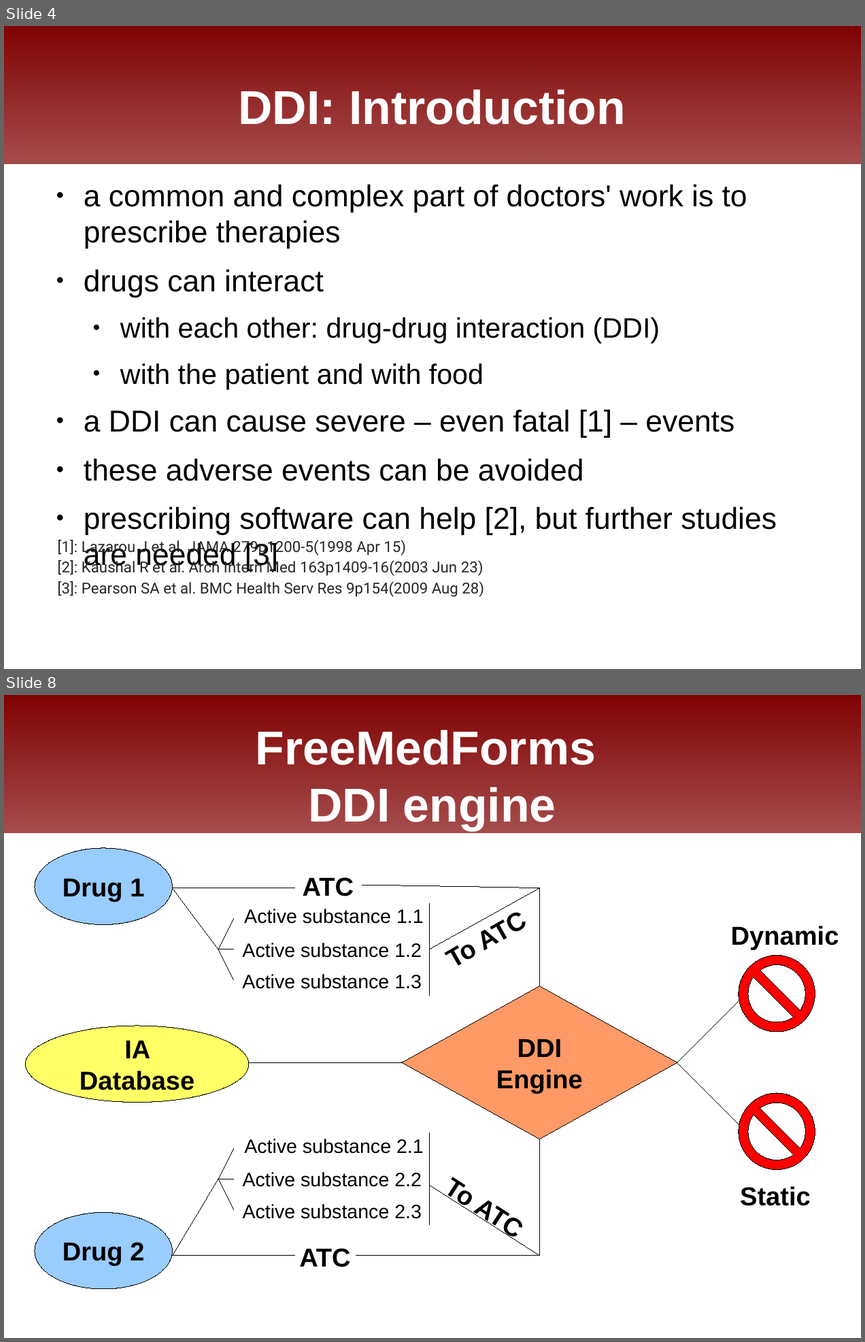
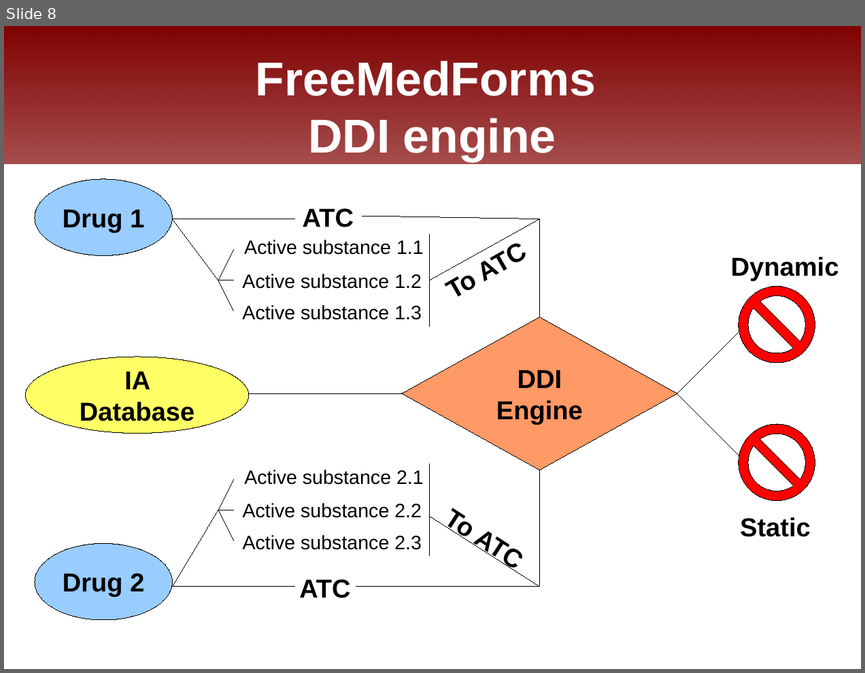
Before and after one commit to FreeHealth/freehealth, a slide deck: science/freemedforms_fosdem2011.odp. Shown one above the other, each under a label of ours: slides 4 and 8 before the commit, slide 8 after it; the slides between them are not shown. The pictures are 865x1342 and 865x673 pixels, drawn with LibreOffice and Linux fonts; fonts in the diff are those of the drawing; background and template pictures are left out. Boxes give left, top, right and bottom in pixels: in the first picture for what was removed or moved away, otherwise in the second. Text is boxed around its words. In the diff, an @@ line names an element or a change of style, - is before the commit and + after.

```diff
--- a/science/freemedforms_fosdem2011.odp
+++ b/science/freemedforms_fosdem2011.odp
@@ slide 4 removed at (4,26,861,669), background #FFFFFF; not listed: 1 template element that a slide beside it also shows @@
@@ title removed at (239,89,626,125) @@
-DDI: Introduction
@@ text removed at (84,184,776,571) @@
-● a common and complex part of doctors' work is to prescribe therapies
-● drugs can interact
-  ● with each other: drug-drug interaction (DDI)
-  ● with the patient and with food
-● a DDI can cause severe – even fatal [1] – events
-● these adverse events can be avoided
-● prescribing software can help [2], but further studies are needed [3]
@@ text removed at (58,539,484,597) @@
-[1]: Lazarou J et al. JAMA 279p1200-5(1998 Apr 15)
-[2]: Kaushal R et al. Arch Intern Med 163p1409-16(2003 Jun 23)
-[3]: Pearson SA et al. BMC Health Serv Res 9p154(2009 Aug 28)
```
Also in this commit, not shown: 4 slides changed, 4 slides added, 3 other slides removed.
